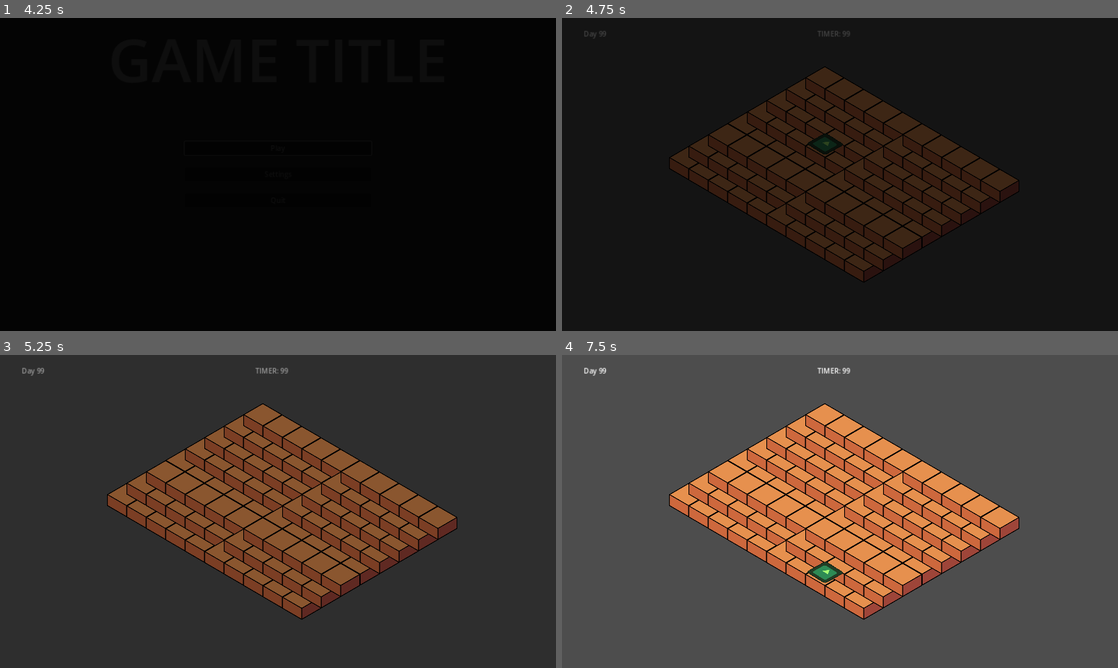
Above: before the commit, frames 1-4 (two rows, left to right).
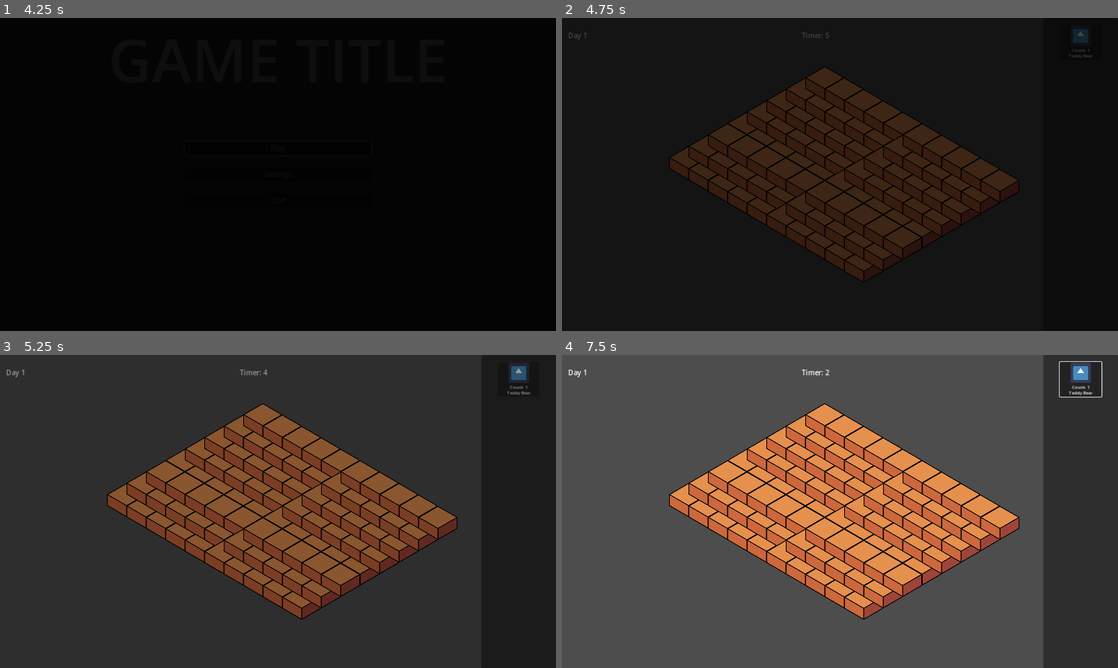
Above: after the commit, the same moments.

Repository: IkutiDev/GWJ55
Game: Godot game, scene res://boot/boot.tscn
The game is run twice, just before and just after one commit, with the same random seed, the same clock (stepped at 60 frames per second) and the same inputs. The engine's default icon, where the game draws it, is replaced by a stand-in: a white triangle on a blue panel in a dark square.
Inputs (mouse positions are in pixels of both pictures, inside the frame that each line leads up to):
- Up to frame 1 (4.25 s): move the mouse to (400, 158) at 0.52 s; move the mouse to (166, 190) at 1.27 s; move the mouse to (333, 105) at 2.02 s; click "Play" at 2.75 s; click "Play" at 3.5 s
- Up to frame 2 (4.75 s): click "Play" at 4.25 s
- Up to frame 3 (5.25 s): click (517, 380) at 5 s, where only the run after the commit has a clickable "Count: 1"
- Up to frame 4 (7.5 s): click (1079, 380) at 5.75 s, where only the run after the commit has a clickable "Count: 1"; click (1079, 380) at 6.5 s, where only the run after the commit has a clickable "Count: 1"; tap Enter at 7.25 s; move the mouse to (812, 574) at 7.27 s

Frame 1 is identical in both runs. In frame 2, 0.4% of the frame differs, in the area x 1-95%, y 3-44%; in frame 3, 0.8%; in frame 4, 14%, in the area x 1-100%, y 0-100%.

Commit message:
Started work on day manager/phase manager + tower placer

Diff:
--- /dev/null
+++ b/GodotProject/day_manager.gd
@@ -0,0 +1,33 @@
+extends Node
+
+signal phase_changed(phase_name)
+signal timer_changed(timer)
+
+@export var days_names : Array
+@export var nights_names : Array
+@export var tower_placing_timer : float
+
+var day_counter := 0
+var night_active := false
+
+var timer := 0.0
+
+func _ready():
+	emit_signal("phase_changed", days_names[day_counter])
+	start_day()
+
+func move_to_next_day():
+	day_counter += 1
+	emit_signal("phase_changed", days_names[day_counter])
+	start_day()
+
+func _process(delta):
+	if timer > 0:
+		timer -= delta
+		emit_signal("timer_changed", timer)
+	elif night_active == false:
+		night_active = true
+		emit_signal("phase_changed", nights_names[day_counter])
+
+func start_day():
+	timer = tower_placing_timer
--- a/GodotProject/game.gd
+++ b/GodotProject/game.gd
@@ -1,7 +1 @@
 extends Node2D
-
-@export var gameplay_gui : PackedScene
-
-func _ready():
-	var instance = gameplay_gui.instantiate()
-	get_tree().root.add_child.call_deferred(instance)
--- a/GodotProject/game.tscn
+++ b/GodotProject/game.tscn
@@ -5,11 +5,10 @@
 [ext_resource type="PackedScene" uid="uid://bb2psf86b80be" path="res://gameplay_gui/gameplay_gui.tscn" id="2_0o5px"]
 [ext_resource type="AudioStream" uid="uid://g85q2sfmhb68" path="res://audio/phase_changes/384188__inspectorj__rooster-crowing-a.wav" id="2_hfuwj"]
 [ext_resource type="Script" path="res://player/tower_placer.gd" id="5_fcmep"]
-[ext_resource type="Texture2D" uid="uid://rg22yiwv6hut" path="res://icon.svg" id="6_hf3y1"]
+[ext_resource type="Script" path="res://day_manager.gd" id="7_vsebb"]
 
 [node name="Game" type="Node2D"]
 script = ExtResource("1_rfqmb")
-gameplay_gui = ExtResource("2_0o5px")
 
 [node name="PlayerRoom" type="Node2D" parent="."]
 
@@ -39,4 +38,14 @@
 rotation = 0.560251
 scale = Vector2(1.137, 1.137)
 skew = 0.500909
-texture = ExtResource("6_hf3y1")
+
+[node name="DayManager" type="Node" parent="."]
+script = ExtResource("7_vsebb")
+days_names = ["Day 1", "Day 2", "Day 3", "Day 4", "Day 5"]
+nights_names = ["Night 1", "Night 2", "Night 3", "Night 4", "Night 5"]
+tower_placing_timer = 5.0
+
+[node name="gameplay_gui" parent="." instance=ExtResource("2_0o5px")]
+
+[connection signal="phase_changed" from="DayManager" to="gameplay_gui" method="_on_day_manager_phase_changed"]
+[connection signal="timer_changed" from="DayManager" to="gameplay_gui" method="_on_day_manager_timer_changed"]
--- /dev/null
+++ b/GodotProject/gameplay_gui/gameplay_gui.gd
@@ -0,0 +1,28 @@
+extends CanvasLayer
+
+signal tower_selected
+
+@export var phase_name_label : Label
+@export var timer_static_text : String
+@export var timer_label : Label
+
+# Called when the node enters the scene tree for the first time.
+func _ready():
+	pass # Replace with function body.
+
+
+# Called every frame. 'delta' is the elapsed time since the previous frame.
+func _process(delta):
+	pass
+
+
+func _on_day_manager_timer_changed(timer : float):
+	timer_label.text = timer_static_text + str(abs(round(timer)))
+
+
+func _on_day_manager_phase_changed(phase_name):
+	phase_name_label.text = phase_name
+
+
+func _on_tower_icon_pressed():
+	emit_signal("tower_selected")
--- a/GodotProject/gameplay_gui/gameplay_gui.tscn
+++ b/GodotProject/gameplay_gui/gameplay_gui.tscn
@@ -1,26 +1,33 @@
-[gd_scene format=3 uid="uid://bb2psf86b80be"]
+[gd_scene load_steps=3 format=3 uid="uid://bb2psf86b80be"]
 
-[node name="gameplay_gui" type="CanvasLayer"]
+[ext_resource type="Script" path="res://gameplay_gui/gameplay_gui.gd" id="1_1hro6"]
+[ext_resource type="PackedScene" uid="uid://b5yhrygkg5m0n" path="res://gameplay_gui/towers/tower_icon.tscn" id="2_nlwc0"]
 
-[node name="Control" type="Control" parent="."]
+[node name="GameplayGui" type="CanvasLayer" node_paths=PackedStringArray("phase_name_label", "timer_label")]
+script = ExtResource("1_1hro6")
+phase_name_label = NodePath("GUI/PhaseName")
+timer_static_text = "Timer: "
+timer_label = NodePath("GUI/Timer")
+
+[node name="GUI" type="Control" parent="."]
 layout_mode = 3
 anchors_preset = 15
 anchor_right = 1.0
 anchor_bottom = 1.0
-offset_left = 50.0
-offset_top = 25.0
-offset_right = -50.0
-offset_bottom = -25.0
+offset_left = 14.0
+offset_top = 29.0
+offset_right = -86.0
+offset_bottom = -21.0
 grow_horizontal = 2
 grow_vertical = 2
 
-[node name="DayName" type="Label" parent="Control"]
+[node name="PhaseName" type="Label" parent="GUI"]
 layout_mode = 0
 offset_right = 104.0
 offset_bottom = 26.0
 text = "Day 99"
 
-[node name="Timer" type="Label" parent="Control"]
+[node name="Timer" type="Label" parent="GUI"]
 layout_mode = 1
 anchors_preset = 5
 anchor_left = 0.5
@@ -30,3 +37,29 @@
 offset_bottom = 26.0
 grow_horizontal = 2
 text = "TIMER: 99"
+
+[node name="Toybox" type="Panel" parent="."]
+anchors_preset = 11
+anchor_left = 1.0
+anchor_right = 1.0
+anchor_bottom = 1.0
+offset_left = -172.0
+grow_horizontal = 0
+grow_vertical = 2
+
+[node name="VBoxContainer" type="VBoxContainer" parent="Toybox"]
+layout_mode = 1
+anchors_preset = 5
+anchor_left = 0.5
+anchor_right = 0.5
+offset_left = -48.0
+offset_top = 16.0
+offset_right = 48.0
+offset_bottom = 695.0
+grow_horizontal = 2
+theme_override_constants/separation = 15
+
+[node name="TowerIcon" parent="Toybox/VBoxContainer" instance=ExtResource("2_nlwc0")]
+layout_mode = 2
+
+[connection signal="pressed" from="Toybox/VBoxContainer/TowerIcon" to="." method="_on_tower_icon_pressed"]
--- /dev/null
+++ b/GodotProject/gameplay_gui/towers/tower_icon.gd
@@ -0,0 +1 @@
+extends Button
--- /dev/null
+++ b/GodotProject/gameplay_gui/towers/tower_icon.tscn
@@ -0,0 +1,64 @@
+[gd_scene load_steps=3 format=3 uid="uid://b5yhrygkg5m0n"]
+
+[ext_resource type="Texture2D" uid="uid://rg22yiwv6hut" path="res://icon.svg" id="1_re8ry"]
+[ext_resource type="Script" path="res://gameplay_gui/towers/tower_icon.gd" id="1_sx50y"]
+
+[node name="TowerIcon" type="Button"]
+custom_minimum_size = Vector2(96, 80)
+anchors_preset = 8
+anchor_left = 0.5
+anchor_top = 0.5
+anchor_right = 0.5
+anchor_bottom = 0.5
+offset_left = -48.0
+offset_top = -40.0
+offset_right = 48.0
+offset_bottom = 40.0
+grow_horizontal = 2
+grow_vertical = 2
+script = ExtResource("1_sx50y")
+
+[node name="TowerVisual" type="TextureRect" parent="."]
+custom_minimum_size = Vector2(50, 50)
+layout_mode = 1
+anchors_preset = 5
+anchor_left = 0.5
+anchor_right = 0.5
+offset_left = -10.0
+offset_right = 10.0
+offset_bottom = 20.0
+grow_horizontal = 2
+texture = ExtResource("1_re8ry")
+expand_mode = 1
+
+[node name="TowerCount" type="Label" parent="."]
+custom_minimum_size = Vector2(0, 20)
+layout_mode = 1
+anchors_preset = 7
+anchor_left = 0.5
+anchor_top = 1.0
+anchor_right = 0.5
+anchor_bottom = 1.0
+offset_left = -20.5
+offset_top = -30.0
+offset_right = 20.5
+offset_bottom = -10.0
+grow_horizontal = 2
+grow_vertical = 0
+theme_override_font_sizes/font_size = 10
+text = "Count: 1"
+
+[node name="TowerName" type="Label" parent="."]
+layout_mode = 1
+anchors_preset = 7
+anchor_left = 0.5
+anchor_top = 1.0
+anchor_right = 0.5
+anchor_bottom = 1.0
+offset_left = -27.5
+offset_top = -17.0
+offset_right = 27.5
+grow_horizontal = 2
+grow_vertical = 0
+theme_override_font_sizes/font_size = 10
+text = "Teddy Bear"
--- a/GodotProject/player/tower_placer.gd
+++ b/GodotProject/player/tower_placer.gd
@@ -3,6 +3,11 @@
 @export var floor_tile_map : TileMap
 @export var selection_visual : Sprite2D
 @export var offset : Vector2 = Vector2.ONE
+
+var can_place_towers := false
+
+const AVAILABLE_CELL_ID := 0
+const INVAILD_CELL_ID := 1
 
 func _ready():
 	selection_visual.hide()
@@ -18,6 +23,6 @@
 	if cell_id == -1:
 		selection_visual.hide()
 	else:
+		print(cell_id)
 		selection_visual.position = tile_center_pos
 		selection_visual.show()
-	print(hovered_cell)
--- a/GodotProject/project.godot
+++ b/GodotProject/project.godot
@@ -26,6 +26,12 @@
 window/size/viewport_height=720
 window/stretch/mode="canvas_items"
 
+[layer_names]
+
+2d_physics/layer_1="selection"
+2d_physics/layer_2="combat"
+2d_physics/layer_3="enemies"
+
 [rendering]
 
 renderer/rendering_method="gl_compatibility"
--- a/GodotProject/room/WIP/room_floor_tile_set.tres
+++ b/GodotProject/room/WIP/room_floor_tile_set.tres
@@ -1,8 +1,13 @@
-[gd_resource type="TileSet" load_steps=3 format=3 uid="uid://dyof3vcstne25"]
+[gd_resource type="TileSet" load_steps=4 format=3 uid="uid://dyof3vcstne25"]
 
 [ext_resource type="Texture2D" uid="uid://dp8gbehft20ps" path="res://room/WIP/WIP_floor_tile.png" id="1_owai8"]
 
 [sub_resource type="TileSetAtlasSource" id="TileSetAtlasSource_6k4ly"]
+texture = ExtResource("1_owai8")
+texture_region_size = Vector2i(256, 223)
+0:0/0 = 0
+
+[sub_resource type="TileSetAtlasSource" id="TileSetAtlasSource_tjgmg"]
 texture = ExtResource("1_owai8")
 texture_region_size = Vector2i(256, 223)
 0:0/0 = 0
@@ -12,3 +17,4 @@
 tile_layout = 4
 tile_size = Vector2i(256, 150)
 sources/0 = SubResource("TileSetAtlasSource_6k4ly")
+sources/1 = SubResource("TileSetAtlasSource_tjgmg")
Binary file added: GodotProject/room/WIP/block(9).png
Not shown, added: GodotProject/room/WIP/block(9).png.import
